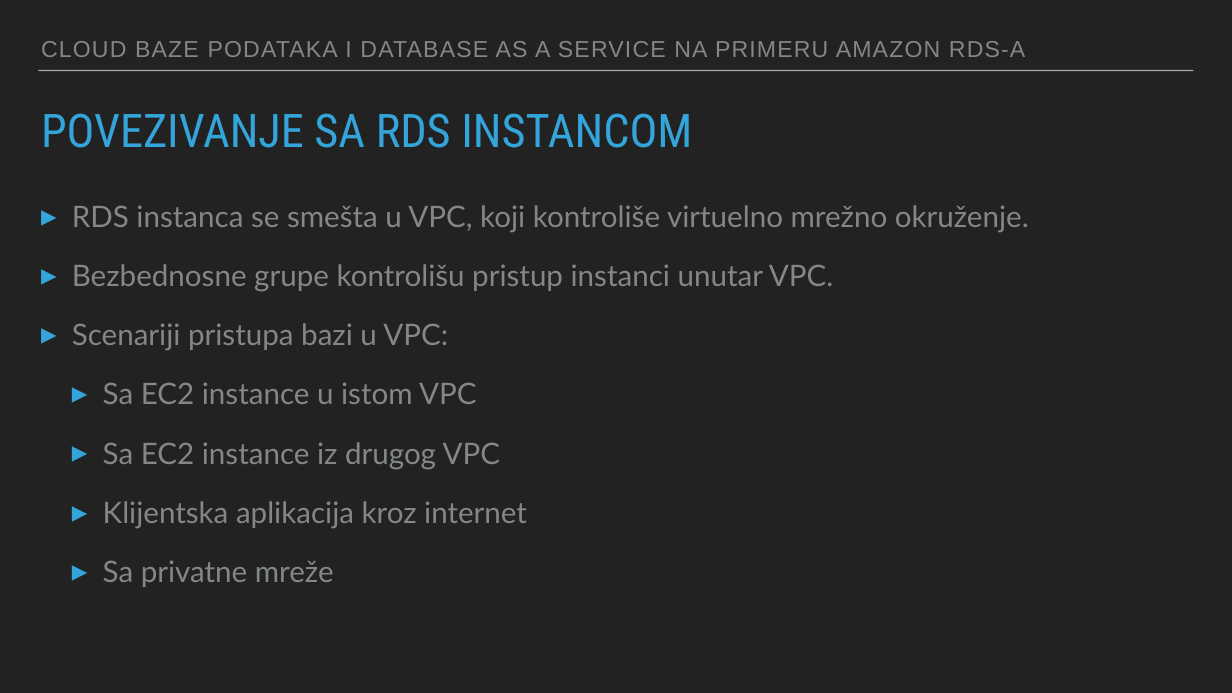
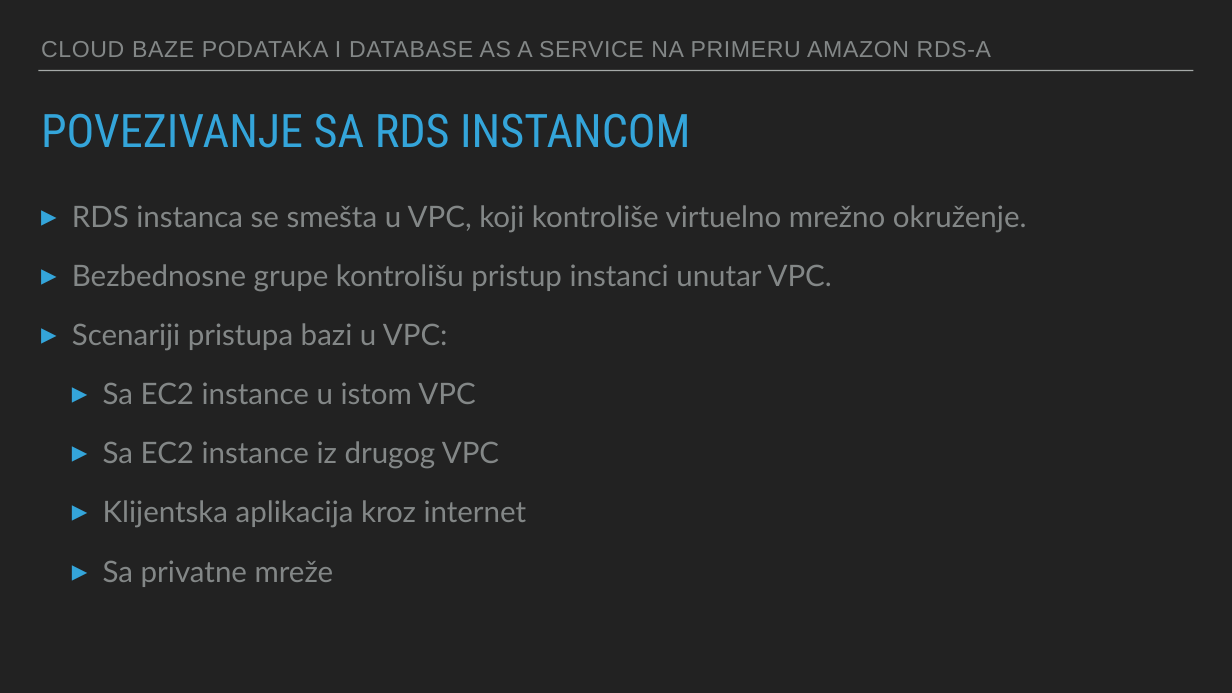
Before and after one commit to svetlanamancic/Amazon-RDS---Cloud-Databases-And-Database-as-a-Service-, a slide deck: slide 6 of Cloud baze podataka i database as a service na primeru Amazon RDS-a.pptx. Drawn at 1232x693 pixels with LibreOffice and Linux fonts; fonts in the diff are those of the drawing. Boxes give left, top, right and bottom in pixels: in the first picture for what was removed or moved away, otherwise in the second. Text is boxed around its words. In the diff, an @@ line names an element or a change of style, - is before the commit and + after.

```diff
--- a/Cloud baze podataka i database as a service na primeru Amazon RDS-a.pptx
+++ b/Cloud baze podataka i database as a service na primeru Amazon RDS-a.pptx
@@ text "CLOUD BAZE PODATAKA I DATABASE ..." at box(41, 41, 991, 57): letter spacing 1.8 to 1 pt @@
@@ title "POVEZIVANJE SA RDS INSTANCOM" at box(41, 113, 690, 148): size 72.2 to 72 pt @@
@@ text "RDS instanca se smešta u ..." at box(72, 205, 1027, 587): size 46.1 to 46 pt @@
```
Also in this commit, not shown: 15 other slides changed, 2 other files.
